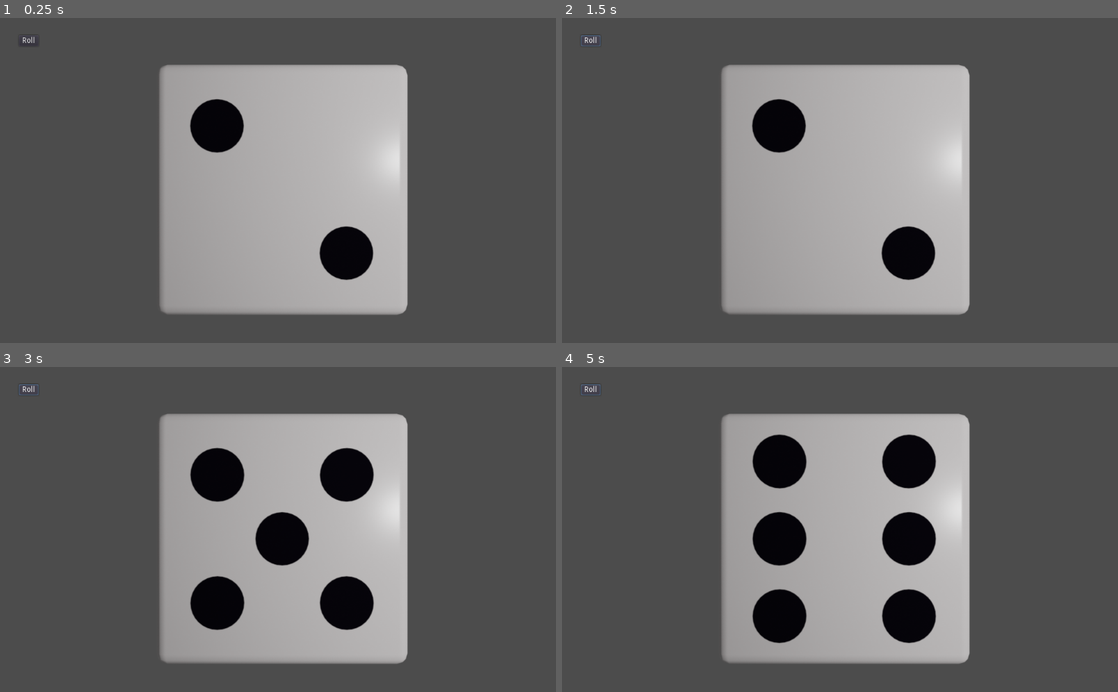
Above: before the commit, frames 1-4 (two rows, left to right).
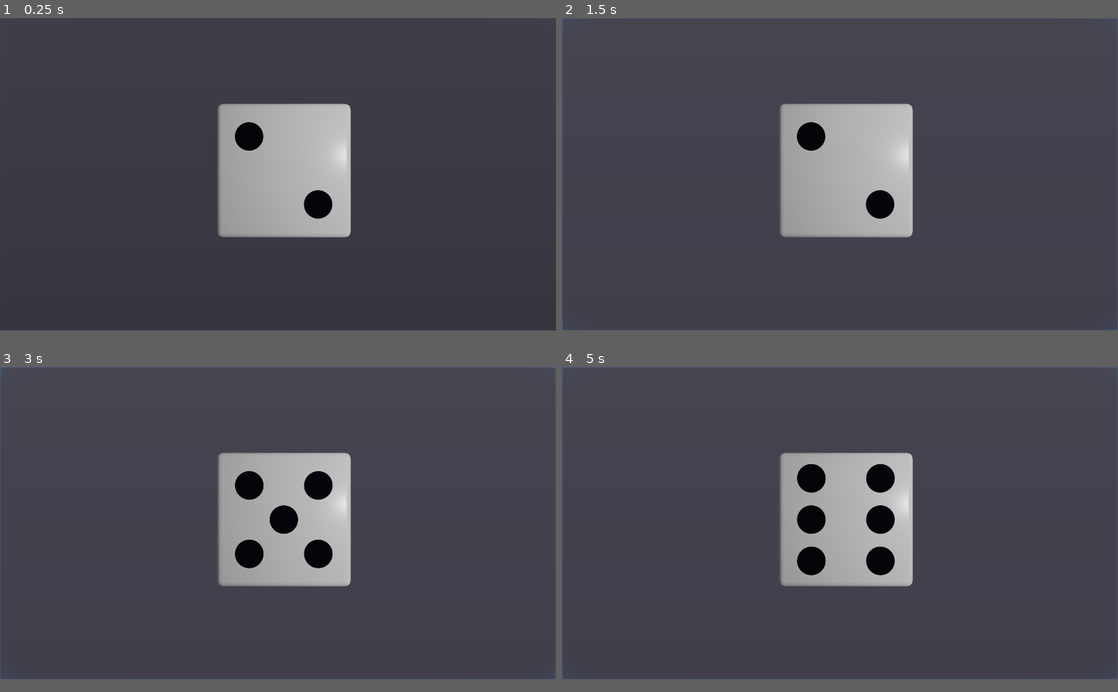
Above: after the commit, the same moments.

Repository: roiteee/diceRoll
Game: Godot game, scene res://scenes/Game.tscn
The game is run twice, just before and just after one commit, with the same random seed, the same clock (stepped at 60 frames per second) and the same inputs.
Inputs (mouse positions are in pixels of both pictures, inside the frame that each line leads up to; where the layout moved, square brackets give the same spot in the first picture):
- Up to frame 1 (0.25 s): no input
- Up to frame 2 (1.5 s): click (840, 180) [589, 40] at 0.5 s; click (840, 180) [589, 40] at 1.25 s
- Up to frame 3 (3 s): click (278, 529) [27, 389] at 2 s; tap Enter (ui_accept) at 2.75 s
- Up to frame 4 (5 s): tap Enter (ui_accept) at 3.02, 3.77 s
In our replay, the window is 800x468 before the commit and 800x450 after it. These sizes can differ from the game's own. Grey fills any space a smaller window leaves; there, only what the larger window draws over its background counts as a difference.

The runs differ from the first frame. In frame 1, 26% of the frame differs, in the area x 4-74%, y 5-92%; in frame 2, 27%; in frame 3, 29%; in frame 4, 29%, in the area x 0-100%, y 0-97%.

Commit message:
Added big button, fixed the resolution for bigger screens. Final for now

Diff:
--- a/DiceRollGodot/project.godot
+++ b/DiceRollGodot/project.godot
@@ -19,6 +19,15 @@
 run/main_scene="res://scenes/Game.tscn"
 config/icon="res://icon.png"
 
+[display]
+
+window/size/width=1920
+window/size/height=1080
+window/size/test_width=1170
+window/size/test_height=540
+window/stretch/mode="2d"
+window/stretch/aspect="expand"
+
 [rendering]
 
 environment/default_environment="res://default_env.tres"
--- a/DiceRollGodot/scenes/Game.tscn
+++ b/DiceRollGodot/scenes/Game.tscn
@@ -6,18 +6,20 @@
 [node name="Game" type="Node"]
 script = ExtResource( 2 )
 
-[node name="Dice" parent="." instance=ExtResource( 1 )]
-position = Vector2( 519.668, 317.247 )
-
-[node name="UI" type="Node2D" parent="."]
-
-[node name="Button" type="Button" parent="UI"]
-margin_left = 34.6688
-margin_top = 31.6541
-margin_right = 70.6688
-margin_bottom = 51.6541
-text = "Roll"
+[node name="UI" type="Control" parent="."]
+anchor_right = 1.0
+anchor_bottom = 1.0
 __meta__ = {
 "_edit_use_anchors_": false
 }
+
+[node name="Button" type="Button" parent="UI"]
+anchor_right = 1.0
+anchor_bottom = 1.0
+__meta__ = {
+"_edit_use_anchors_": false
+}
+
+[node name="Dice" parent="." instance=ExtResource( 1 )]
+position = Vector2( 980.207, 527.426 )
 [connection signal="pressed" from="UI/Button" to="." method="_on_Button_pressed"]
